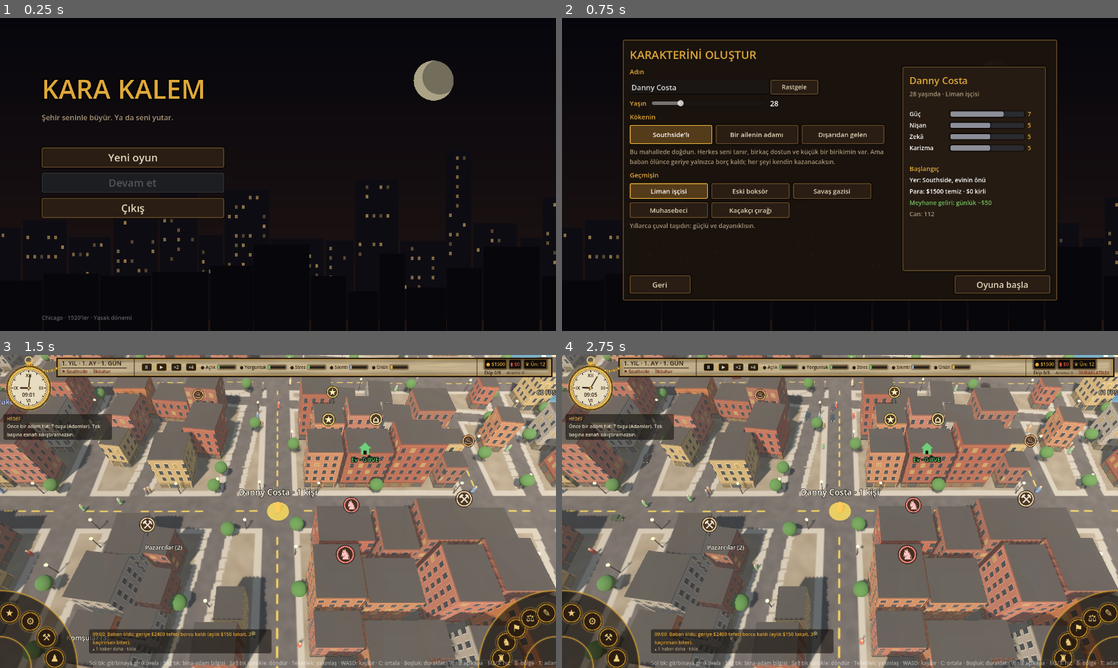
Above: before the commit, frames 1-4 (two rows, left to right).
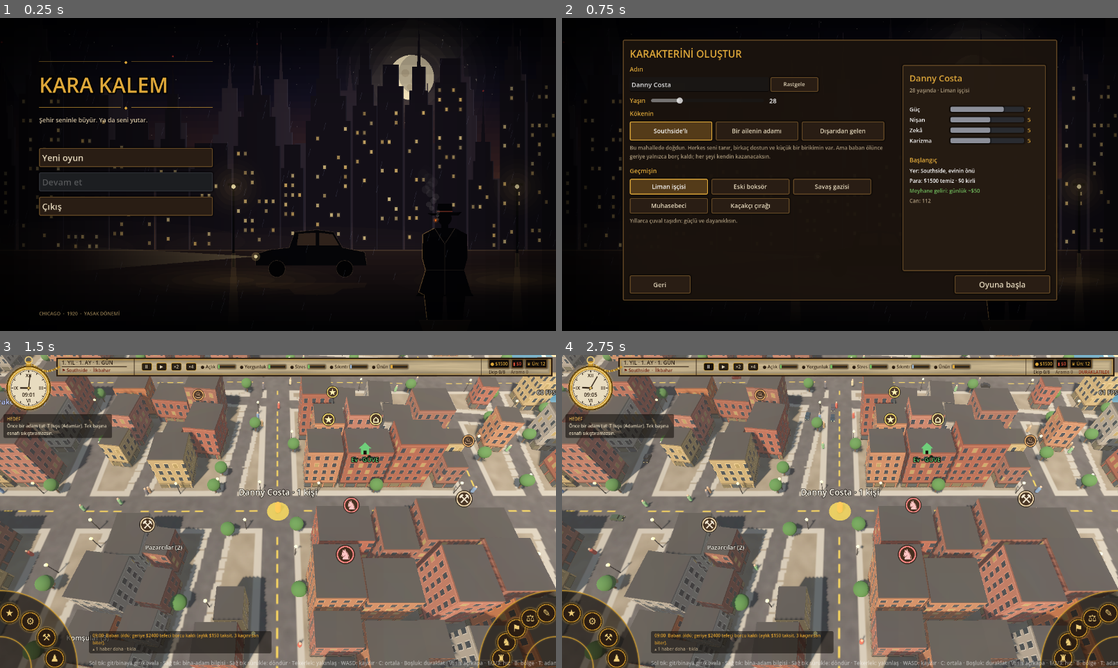
Above: after the commit, the same moments.

Repository: husnytarik/kara-kalem
Game: Godot game, scene res://scenes/menu.tscn
The game is run twice, just before and just after one commit, with the same random seed, the same clock (stepped at 60 frames per second) and the same inputs.
Inputs:
- Up to frame 1 (0.25 s): no input
- Up to frame 2 (0.75 s): click "Yeni oyun" at 0.5 s
- Up to frame 3 (1.5 s): click "Oyuna başla" at 1.25 s
- Up to frame 4 (2.75 s): click "II" at 2 s

The runs differ from the first frame. In frame 1, 9.8% of the frame differs, in the area x 0-100%, y 2-100%; in frame 2, 9.3%; in frame 3, 2.7%; in frame 4, 2.7%.

Commit message:
Godot: giris ekrani yeniden cizildi (Art Deco gokdelen, ay, huzme, yagmur, arac, fotr siluet), UI olcegi dusuruldu
Co-Authored-By: Claude Sonnet 5.5 <noreply@anthropic.com>

Diff:
--- a/godot/scripts/ui/arayuz.gd
+++ b/godot/scripts/ui/arayuz.gd
@@ -41,7 +41,7 @@
 var _dlg_ic: VBoxContainer
 var _dlg_g: Dictionary = {}
 var _dlg_sonuc: Dictionary = {}
-const PANEL_GENISLIK := 480   # tüm sağ paneller aynı genişlikte
+const PANEL_GENISLIK := 420   # tüm sağ paneller aynı genişlikte
 const YAKIN := 16.0          # bir binayla/grupla işlem için gereken en büyük uzaklık (m)
 
 func kur(o: Node, s: Node) -> void:
--- a/godot/scripts/ui/menu.gd
+++ b/godot/scripts/ui/menu.gd
@@ -18,6 +18,7 @@
 var _aile_satir: Control
 var _ozet_kutu: VBoxContainer
 var _t := 0.0
+var _ekran_yol := ""
 
 # ---------- ortak görünüm yardımcıları (duraklat.gd de kullanır; renkler tema.gd'den) ----------
 static func panel_stil(arka: Color = Tema.ARKA) -> StyleBoxFlat:
@@ -60,6 +61,12 @@
 func _ready() -> void:
 	Engine.time_scale = 1.0
 	var args := OS.get_cmdline_user_args()
+	for a in args:
+		if a.begins_with("--menuekran="):
+			_ekran_yol = a.substr(12).split(",")[0]
+			if a.ends_with(",kur"):
+				args.append("--kur")
+			args.append("--menu")
 	if args.size() > 0 and not args.has("--menu") and not args.has("--kur"):
 		get_tree().change_scene_to_file.call_deferred(OYUN)   # doğrulama modu: doğrudan oyun
 		return
@@ -75,62 +82,281 @@
 func _process(d: float) -> void:
 	_t += d
 	queue_redraw()
+	if _ekran_yol != "" and _t > 3.0:
+		get_viewport().get_texture().get_image().save_png(_ekran_yol)
+		get_tree().quit()
 
 func _draw() -> void:
 	var b := size
-	# gece gökyüzü
-	var ust := Color(0.03, 0.03, 0.06)
-	var alt := Color(0.16, 0.10, 0.09)
-	draw_polygon(PackedVector2Array([Vector2(0, 0), Vector2(b.x, 0), Vector2(b.x, b.y), Vector2(0, b.y)]),
-		PackedColorArray([ust, ust, alt, alt]))
-	draw_circle(Vector2(b.x * 0.78, b.y * 0.2), 46.0, Color(0.9, 0.86, 0.7, 0.9))
-	draw_circle(Vector2(b.x * 0.78 + 14, b.y * 0.2 - 8), 40.0, Color(0.06, 0.05, 0.08, 0.35))
-	# silüet: iki katman bina + yanan pencereler
+	var s := b.y / 720.0
+	var ufuk := b.y * 0.74
+	_gokyuzu(b, ufuk)
+	_ay(b, s)
+	_huzmeler(b, s, ufuk)
+	_siluet(b, s, ufuk - 4.0 * s, Color(0.16, 0.13, 0.17), 150.0 * s, 330.0 * s, 40.0 * s, 90.0 * s, 11, false)
+	_sis(b, s, ufuk, 0.55)
+	_siluet(b, s, ufuk + 6.0 * s, Color(0.075, 0.06, 0.09), 130.0 * s, 400.0 * s, 52.0 * s, 120.0 * s, 77, true)
+	_sis(b, s, ufuk + 10.0 * s, 0.4)
+	_sokak(b, s, ufuk)
+	_arac(Vector2(b.x * 0.56, ufuk + 62.0 * s), b.x * 0.20, s)
+	_adam(Vector2(b.x * 0.80, b.y - 26.0 * s), b.y * 0.44, s)
+	_yagmur(b, s)
+	_vinyet(b)
+
+func _gokyuzu(b: Vector2, ufuk: float) -> void:
+	var renkler := [Color(0.02, 0.02, 0.05), Color(0.07, 0.06, 0.12), Color(0.24, 0.14, 0.14), Color(0.55, 0.33, 0.2)]
+	var adim := 36
+	for i in adim:
+		var f := float(i) / float(adim - 1)
+		var k := f * 3.0
+		var a := mini(int(k), 2)
+		var c: Color = renkler[a].lerp(renkler[a + 1], k - a)
+		draw_rect(Rect2(0, ufuk * i / adim, b.x, ufuk / adim + 1.0), c)
+	draw_rect(Rect2(0, ufuk, b.x, b.y - ufuk), Color(0.05, 0.04, 0.06))
+	# yıldızlar
 	var r := RandomNumberGenerator.new()
-	for katman in 2:
-		r.seed = 77 + katman
-		var x := -20.0
-		var taban := b.y * (0.88 if katman == 0 else 1.0)
-		var renk := Color(0.07, 0.06, 0.09) if katman == 0 else Color(0.035, 0.03, 0.05)
-		while x < b.x:
-			var w := r.randf_range(50.0, 130.0)
-			var h := r.randf_range(90.0, 330.0 if katman == 0 else 200.0)
-			draw_rect(Rect2(x, taban - h, w, h + 60), renk)
-			if katman == 0:
-				var wy := taban - h + 14
-				while wy < taban - 16:
-					var wx := x + 8
-					while wx < x + w - 12:
-						if r.randf() < 0.28:
-							var titre := 0.75 + 0.25 * sin(_t * 1.5 + wx * 0.13 + wy)
-							draw_rect(Rect2(wx, wy, 6, 8), Color(1.0, 0.82, 0.45, 0.65 * titre))
-						wx += 16
-					wy += 22
-			x += w + r.randf_range(0.0, 8.0)
-	draw_rect(Rect2(0, 0, b.x, b.y), Color(0, 0, 0, 0.18))
+	r.seed = 5
+	for i in 110:
+		var p := Vector2(r.randf() * b.x, r.randf() * ufuk * 0.55)
+		var par := 0.35 + 0.65 * (0.5 + 0.5 * sin(_t * r.randf_range(0.6, 2.0) + i))
+		draw_circle(p, r.randf_range(0.6, 1.5), Color(1, 0.96, 0.85, 0.5 * par))
+
+func _ay(b: Vector2, s: float) -> void:
+	var c := Vector2(b.x * 0.74, b.y * 0.19)
+	for k in 9:
+		draw_circle(c, (52.0 + k * 20.0) * s, Color(0.95, 0.82, 0.6, 0.045 * (1.0 - k / 9.0)))
+	draw_circle(c, 52.0 * s, Color(0.96, 0.9, 0.74))
+	for kr in [[-14.0, -10.0, 9.0], [12.0, 8.0, 13.0], [-4.0, 22.0, 7.0], [20.0, -14.0, 6.0]]:
+		draw_circle(c + Vector2(kr[0], kr[1]) * s, kr[2] * s, Color(0.82, 0.74, 0.58, 0.55))
+	draw_circle(c + Vector2(18, -8) * s, 48.0 * s, Color(0.08, 0.06, 0.1, 0.25))
+
+func _huzmeler(b: Vector2, s: float, ufuk: float) -> void:
+	for i in 2:
+		var taban := Vector2(b.x * (0.18 + 0.30 * i), ufuk)
+		var aci := sin(_t * 0.22 + i * 2.1) * 0.5 + (-0.4 if i == 0 else 0.25)
+		var yon := Vector2(sin(aci), -cos(aci))
+		var dik := Vector2(-yon.y, yon.x)
+		var uc := taban + yon * b.y * 1.1
+		draw_polygon(PackedVector2Array([taban - dik * 8.0 * s, taban + dik * 8.0 * s, uc + dik * 90.0 * s, uc - dik * 90.0 * s]),
+			PackedColorArray([Color(1, 0.95, 0.78, 0.11), Color(1, 0.95, 0.78, 0.11), Color(1, 0.95, 0.78, 0.0), Color(1, 0.95, 0.78, 0.0)]))
+
+# Art Deco silüet: kademeli gövde, ince kule, sağ kenarda ay ışığı, yanan pencereler.
+func _siluet(b: Vector2, s: float, taban: float, renk: Color, hmin: float, hmax: float, wmin: float, wmax: float, tohum: int, pencere: bool) -> void:
+	var r := RandomNumberGenerator.new()
+	r.seed = tohum
+	var x := -30.0 * s
+	while x < b.x:
+		var w := r.randf_range(wmin, wmax)
+		var h := r.randf_range(hmin, hmax)
+		draw_rect(Rect2(x, taban - h, w, h + 200.0), renk)
+		var ust := taban - h
+		var cx := x
+		var cw := w
+		var kademe := r.randi_range(0, 3)
+		for i in kademe:
+			var nw := cw * r.randf_range(0.6, 0.82)
+			var nx := cx + (cw - nw) * 0.5
+			var nh := r.randf_range(0.04, 0.10) * b.y
+			draw_rect(Rect2(nx, ust - nh, nw, nh + 1.0), renk)
+			draw_rect(Rect2(nx + nw - 2.0 * s, ust - nh, 2.0 * s, nh), Color(0.8, 0.82, 1.0, 0.07))
+			ust -= nh
+			cx = nx
+			cw = nw
+		if kademe >= 2 and r.randf() < 0.75:
+			var kh := r.randf_range(0.08, 0.17) * b.y
+			draw_polygon(PackedVector2Array([Vector2(cx + cw * 0.36, ust), Vector2(cx + cw * 0.5, ust - kh), Vector2(cx + cw * 0.64, ust)]), PackedColorArray([renk, renk, renk]))
+			draw_line(Vector2(cx + cw * 0.5, ust - kh), Vector2(cx + cw * 0.5, ust - kh - 16.0 * s), renk, 1.5 * s)
+			if pencere:
+				var yan := 0.5 + 0.5 * sin(_t * 2.0 + x)
+				draw_circle(Vector2(cx + cw * 0.5, ust - kh - 16.0 * s), 2.2 * s, Color(1.0, 0.25, 0.2, 0.35 + 0.6 * yan))
+		draw_rect(Rect2(x + w - 2.0 * s, taban - h, 2.0 * s, h), Color(0.8, 0.82, 1.0, 0.08))
+		if pencere:
+			var wy := taban - h + 14.0 * s
+			while wy < taban - 14.0 * s:
+				var wx := x + 8.0 * s
+				while wx < x + w - 12.0 * s:
+					if r.randf() < 0.24:
+						var sicak := r.randf()
+						var pr := Color(1.0, 0.8 + 0.1 * sicak, 0.42 + 0.2 * sicak)
+						var titre := 0.8 + 0.2 * sin(_t * 1.4 + wx * 0.13 + wy)
+						draw_rect(Rect2(wx - 2.0 * s, wy - 2.0 * s, 10.0 * s, 12.0 * s), Color(pr.r, pr.g, pr.b, 0.07 * titre))
+						draw_rect(Rect2(wx, wy, 6.0 * s, 8.0 * s), Color(pr.r, pr.g, pr.b, 0.72 * titre))
+					else:
+						r.randf()
+					wx += 16.0 * s
+				wy += 22.0 * s
+		x += w + r.randf_range(0.0, 6.0 * s)
+
+func _sis(b: Vector2, s: float, y: float, guc: float) -> void:
+	for i in 12:
+		var f := float(i) / 12.0
+		draw_rect(Rect2(0, y - (60.0 * s) * f, b.x, 60.0 * s / 12.0 + 1.0), Color(0.85, 0.58, 0.36, 0.05 * guc * (1.0 - f)))
+	for i in 5:
+		var cx := fposmod(b.x * 0.2 * i + _t * (6.0 + 3.0 * i), b.x + 600.0 * s) - 300.0 * s
+		draw_set_transform(Vector2(cx, y - 14.0 * s * (i % 3)), 0.0, Vector2(5.0, 0.7))
+		draw_circle(Vector2.ZERO, 70.0 * s, Color(0.9, 0.65, 0.45, 0.045 * guc))
+	draw_set_transform(Vector2.ZERO, 0.0, Vector2.ONE)
+
+func _sokak(b: Vector2, s: float, ufuk: float) -> void:
+	# ıslak asfalt: yukarıdan aşağıya kararan, sıcak yansımalı
+	for i in 16:
+		var f := float(i) / 15.0
+		var c := Color(0.13, 0.09, 0.09).lerp(Color(0.02, 0.02, 0.03), f)
+		draw_rect(Rect2(0, ufuk + (b.y - ufuk) * i / 16.0, b.x, (b.y - ufuk) / 16.0 + 1.0), c)
+	# kaldırım çizgisi
+	draw_rect(Rect2(0, ufuk, b.x, 3.0 * s), Color(0.35, 0.27, 0.2, 0.5))
+	# sokak lambaları + ıslak zeminde ışık havuzu
+	for lx in [b.x * 0.42, b.x * 0.93]:
+		var top := Vector2(lx, ufuk - 150.0 * s)
+		draw_rect(Rect2(lx - 2.5 * s, top.y, 5.0 * s, 150.0 * s + 40.0 * s), Color(0.03, 0.03, 0.04))
+		draw_rect(Rect2(lx - 14.0 * s, top.y - 3.0 * s, 28.0 * s, 6.0 * s), Color(0.03, 0.03, 0.04))
+		var titre := 0.9 + 0.1 * sin(_t * 7.0 + lx)
+		for k in 7:
+			draw_circle(top + Vector2(0, 6.0 * s), (10.0 + k * 11.0) * s, Color(1.0, 0.78, 0.4, 0.05 * titre * (1.0 - k / 7.0)))
+		draw_circle(top + Vector2(0, 5.0 * s), 5.0 * s, Color(1.0, 0.93, 0.7))
+		draw_set_transform(Vector2(lx, ufuk + 70.0 * s), 0.0, Vector2(3.4, 0.5))
+		for k in 6:
+			draw_circle(Vector2.ZERO, (14.0 + k * 14.0) * s, Color(1.0, 0.75, 0.38, 0.05 * titre * (1.0 - k / 6.0)))
+		draw_set_transform(Vector2.ZERO, 0.0, Vector2.ONE)
+		draw_polygon(PackedVector2Array([Vector2(lx - 4.0 * s, ufuk + 8.0 * s), Vector2(lx + 4.0 * s, ufuk + 8.0 * s), Vector2(lx + 14.0 * s, b.y), Vector2(lx - 14.0 * s, b.y)]),
+			PackedColorArray([Color(1, 0.8, 0.45, 0.16 * titre), Color(1, 0.8, 0.45, 0.16 * titre), Color(1, 0.8, 0.45, 0.0), Color(1, 0.8, 0.45, 0.0)]))
+
+func _arac(taban: Vector2, uzun: float, s: float) -> void:
+	var L := uzun
+	var koyu := Color(0.02, 0.02, 0.03)
+	var govde := [Vector2(-0.50, -0.10), Vector2(-0.50, -0.20), Vector2(-0.38, -0.24), Vector2(-0.20, -0.26), Vector2(-0.15, -0.40),
+		Vector2(0.05, -0.42), Vector2(0.20, -0.40), Vector2(0.28, -0.26), Vector2(0.48, -0.22), Vector2(0.50, -0.10)]
+	var pts := PackedVector2Array()
+	for p in govde:
+		pts.append(taban + p * L)
+	# yansıma (ıslak yol)
+	var yans := PackedVector2Array()
+	for p in govde:
+		yans.append(taban + Vector2(p.x, -p.y * 0.35 + 0.02) * L)
+	draw_colored_polygon(yans, Color(0.9, 0.6, 0.3, 0.05))
+	# far ışığı
+	var far := taban + Vector2(-0.50, -0.18) * L
+	var pt := 0.85 + 0.15 * sin(_t * 3.0)
+	draw_polygon(PackedVector2Array([far, far + Vector2(-1.7, -0.10) * L, far + Vector2(-1.7, 0.14) * L]),
+		PackedColorArray([Color(1, 0.9, 0.6, 0.30 * pt), Color(1, 0.9, 0.6, 0.0), Color(1, 0.9, 0.6, 0.0)]))
+	draw_colored_polygon(pts, koyu)
+	for p in [Vector2(-0.31, 0.0), Vector2(0.30, 0.0)]:
+		draw_circle(taban + p * L + Vector2(0, -0.07) * L, 0.075 * L, Color(0.01, 0.01, 0.015))
+		draw_arc(taban + p * L + Vector2(0, -0.07) * L, 0.075 * L, 0.0, TAU, 20, Color(0.5, 0.4, 0.3, 0.35), 1.2 * s)
+	# camlar
+	draw_colored_polygon(PackedVector2Array([taban + Vector2(-0.13, -0.28) * L, taban + Vector2(-0.115, -0.385) * L, taban + Vector2(0.04, -0.395) * L, taban + Vector2(0.04, -0.28) * L]), Color(0.35, 0.25, 0.18, 0.5))
+	draw_colored_polygon(PackedVector2Array([taban + Vector2(0.07, -0.28) * L, taban + Vector2(0.07, -0.395) * L, taban + Vector2(0.19, -0.38) * L, taban + Vector2(0.25, -0.28) * L]), Color(0.35, 0.25, 0.18, 0.5))
+	draw_polyline(pts, Color(0.7, 0.55, 0.4, 0.25), 1.2 * s)
+	draw_circle(far, 4.0 * s, Color(1, 0.95, 0.75))
+	draw_circle(far, 10.0 * s, Color(1, 0.85, 0.5, 0.25 * pt))
+
+func _adam(ayak: Vector2, H: float, s: float) -> void:
+	var koyu := Color(0.012, 0.012, 0.02)
+	var palto := [Vector2(-0.075, -0.665), Vector2(-0.16, -0.62), Vector2(-0.165, -0.45), Vector2(-0.14, -0.36), Vector2(-0.19, -0.20),
+		Vector2(-0.21, -0.17), Vector2(0.21, -0.17), Vector2(0.19, -0.20), Vector2(0.14, -0.36), Vector2(0.165, -0.45), Vector2(0.16, -0.62), Vector2(0.075, -0.665)]
+	var pts := PackedVector2Array()
+	for p in palto:
+		pts.append(ayak + p * H)
+	draw_colored_polygon(pts, koyu)
+	# bacaklar
+	draw_colored_polygon(PackedVector2Array([ayak + Vector2(-0.15, -0.18) * H, ayak + Vector2(-0.01, -0.18) * H, ayak + Vector2(-0.02, 0.0) * H, ayak + Vector2(-0.13, 0.0) * H]), koyu)
+	draw_colored_polygon(PackedVector2Array([ayak + Vector2(0.01, -0.18) * H, ayak + Vector2(0.15, -0.18) * H, ayak + Vector2(0.13, 0.0) * H, ayak + Vector2(0.02, 0.0) * H]), koyu)
+	# yaka, kemer, cep
+	draw_line(ayak + Vector2(-0.075, -0.665) * H, ayak + Vector2(0.0, -0.55) * H, Color(0.22, 0.18, 0.15, 0.7), 1.6 * s)
+	draw_line(ayak + Vector2(0.075, -0.665) * H, ayak + Vector2(0.0, -0.55) * H, Color(0.22, 0.18, 0.15, 0.7), 1.6 * s)
+	draw_line(ayak + Vector2(0.0, -0.55) * H, ayak + Vector2(0.0, -0.18) * H, Color(0.2, 0.17, 0.15, 0.35), 1.2 * s)
+	draw_line(ayak + Vector2(-0.14, -0.36) * H, ayak + Vector2(0.14, -0.36) * H, Color(0.22, 0.18, 0.15, 0.4), 1.6 * s)
+	# boyun + kafa
+	draw_rect(Rect2(ayak + Vector2(-0.025, -0.70) * H, Vector2(0.05, 0.05) * H), koyu)
+	draw_circle(ayak + Vector2(0, -0.735) * H, 0.05 * H, koyu)
+	# fötr şapka
+	draw_colored_polygon(PackedVector2Array([ayak + Vector2(-0.125, -0.772) * H, ayak + Vector2(0.125, -0.782) * H, ayak + Vector2(0.10, -0.758) * H, ayak + Vector2(-0.10, -0.758) * H]), koyu)
+	draw_colored_polygon(PackedVector2Array([ayak + Vector2(-0.058, -0.77) * H, ayak + Vector2(-0.05, -0.842) * H, ayak + Vector2(0.05, -0.842) * H, ayak + Vector2(0.058, -0.77) * H]), koyu)
+	draw_line(ayak + Vector2(-0.056, -0.787) * H, ayak + Vector2(0.056, -0.787) * H, Color(0.5, 0.2, 0.15, 0.85), 2.0 * s)
+	# kenar ışığı (lamba solda)
+	draw_polyline(PackedVector2Array([ayak + Vector2(-0.13, 0.0) * H, ayak + Vector2(-0.15, -0.18) * H, ayak + Vector2(-0.19, -0.20) * H, ayak + Vector2(-0.14, -0.36) * H, ayak + Vector2(-0.165, -0.45) * H, ayak + Vector2(-0.16, -0.62) * H, ayak + Vector2(-0.075, -0.665) * H]), Color(1.0, 0.75, 0.4, 0.38), 1.6 * s)
+	# sigara + duman
+	var ates := ayak + Vector2(-0.066, -0.722) * H
+	draw_circle(ates, 2.4 * s, Color(1.0, 0.45, 0.1, 0.9))
+	draw_circle(ates, 6.0 * s, Color(1.0, 0.45, 0.1, 0.18))
+	for i in 14:
+		var f := fposmod(_t * 0.35 + i / 14.0, 1.0)
+		var p := ates + Vector2(sin(f * 7.0 + i) * 10.0 * s - f * 22.0 * s, -f * 120.0 * s)
+		draw_circle(p, (3.0 + f * 11.0) * s, Color(0.8, 0.78, 0.75, 0.16 * (1.0 - f)))
+	# ıslak zemine yansıma
+	draw_set_transform(ayak, 0.0, Vector2(1.0, -0.22))
+	draw_colored_polygon(PackedVector2Array([Vector2(-0.19, 0.0) * H, Vector2(0.19, 0.0) * H, Vector2(0.15, -0.5) * H, Vector2(-0.15, -0.5) * H]), Color(0.9, 0.6, 0.3, 0.05))
+	draw_set_transform(Vector2.ZERO, 0.0, Vector2.ONE)
+
+func _yagmur(b: Vector2, s: float) -> void:
+	var r := RandomNumberGenerator.new()
+	r.seed = 31
+	for i in 150:
+		var hiz := r.randf_range(520.0, 900.0) * s
+		var x := fposmod(r.randf() * b.x - _t * 60.0 * s, b.x)
+		var y := fposmod(r.randf() * b.y + _t * hiz, b.y)
+		draw_line(Vector2(x, y), Vector2(x - 5.0 * s, y + 18.0 * s), Color(0.75, 0.82, 1.0, 0.14), 1.0)
+
+func _vinyet(b: Vector2) -> void:
+	var adim := 10
+	var kal := b.y * 0.05
+	for i in adim:
+		var a := 0.55 * pow(1.0 - float(i) / adim, 2.0)
+		var c := Color(0, 0, 0, a)
+		draw_rect(Rect2(0, i * kal * 0.6, b.x, kal * 0.6), c)
+		draw_rect(Rect2(0, b.y - (i + 1) * kal * 0.6, b.x, kal * 0.6), c)
+		draw_rect(Rect2(i * kal * 0.9, 0, kal * 0.9, b.y), c)
+		draw_rect(Rect2(b.x - (i + 1) * kal * 0.9, 0, kal * 0.9, b.y), c)
+	# soldan koyulaştır: menü okunaklı olsun
+	draw_polygon(PackedVector2Array([Vector2(0, 0), Vector2(b.x * 0.55, 0), Vector2(b.x * 0.55, b.y), Vector2(0, b.y)]),
+		PackedColorArray([Color(0, 0, 0, 0.62), Color(0, 0, 0, 0.0), Color(0, 0, 0, 0.0), Color(0, 0, 0, 0.62)]))
 
 func _ana_kur() -> void:
 	_ana = Control.new()
 	_ana.set_anchors_preset(Control.PRESET_FULL_RECT)
 	add_child(_ana)
+	var vp := get_viewport_rect().size
 	var kutu := VBoxContainer.new()
-	kutu.position = Vector2(96, 120)
-	kutu.custom_minimum_size = Vector2(420, 0)
+	kutu.position = Vector2(vp.x * 0.07, vp.y * 0.13)
+	kutu.custom_minimum_size = Vector2(400, 0)
 	kutu.add_theme_constant_override("separation", 12)
 	_ana.add_child(kutu)
-	var bas := etiket(kutu, "KARA KALEM", 72, ALTIN)
+	_sus(kutu)
+	var bas := etiket(kutu, "KARA KALEM", 64, ALTIN)
 	bas.add_theme_color_override("font_outline_color", Color(0, 0, 0, 0.9))
 	bas.add_theme_constant_override("outline_size", 12)
-	etiket(kutu, "Şehir seninle büyür. Ya da seni yutar.", 20, SOLUK)
+	_sus(kutu)
+	etiket(kutu, "Şehir seninle büyür. Ya da seni yutar.", 18, Color(0.85, 0.78, 0.65))
 	var bosluk := Control.new()
-	bosluk.custom_minimum_size = Vector2(0, 34)
+	bosluk.custom_minimum_size = Vector2(0, 30)
 	kutu.add_child(bosluk)
-	dugme(kutu, "Yeni oyun", _yeni, 28)
-	var dev := dugme(kutu, "Devam et", _devam, 28)
+	var d1 := dugme(kutu, "Yeni oyun", _yeni, 26)
+	var dev := dugme(kutu, "Devam et", _devam, 26)
 	dev.disabled = not FileAccess.file_exists("user://kayit.dat")
-	dugme(kutu, "Çıkış", func(): get_tree().quit(), 28)
-	var alt := etiket(_ana, "Chicago · 1920'ler · Yasak dönemi", 15, Color(1, 1, 1, 0.35))
-	alt.position = Vector2(96, 680)
+	var d3 := dugme(kutu, "Çıkış", func(): get_tree().quit(), 26)
+	for d in [d1, dev, d3]:
+		d.custom_minimum_size = Vector2(320, 44)
+		d.alignment = HORIZONTAL_ALIGNMENT_LEFT
+	var alt := etiket(_ana, "CHICAGO  ·  1920  ·  YASAK DÖNEMİ", 14, Color(1, 0.85, 0.55, 0.55))
+	alt.position = Vector2(vp.x * 0.07, vp.y - 48.0)
+
+# Başlık altı/üstü: ince altın çizgi, ortada baklava.
+func _sus(ebeveyn: Node) -> void:
+	var h := HBoxContainer.new()
+	h.add_theme_constant_override("separation", 8)
+	h.custom_minimum_size = Vector2(380, 10)
+	ebeveyn.add_child(h)
+	for i in 3:
+		if i == 1:
+			var l := etiket(h, "◆", 11, ALTIN)
+			l.size_flags_vertical = Control.SIZE_SHRINK_CENTER
+		else:
+			var c := ColorRect.new()
+			c.color = Color(ALTIN.r, ALTIN.g, ALTIN.b, 0.7)
+			c.custom_minimum_size = Vector2(0, 1.5)
+			c.size_flags_horizontal = Control.SIZE_EXPAND_FILL
+			c.size_flags_vertical = Control.SIZE_SHRINK_CENTER
+			h.add_child(c)
 
 func _kur_kur() -> void:
 	_kur = Control.new()
--- a/godot/scripts/ui/tema.gd
+++ b/godot/scripts/ui/tema.gd
@@ -1,7 +1,7 @@
 extends RefCounted
 # Tek yerden arayüz görünümü: sade, koyu gri + tek yumuşak vurgu rengi. Renk/boyut değiştirmek için burayı değiştir.
 
-const OLCEK := 0.85   # tüm yazı boyutları bununla çarpılır (arayüzü küçültmek için düşür)
+const OLCEK := 0.75   # tüm yazı boyutları bununla çarpılır (arayüzü küçültmek için düşür)
 
 const ARKA := Color(0.105, 0.075, 0.052, 0.94)    # koyu deri/kahve
 const ARKA2 := Color(0.15, 0.108, 0.075, 0.96)
